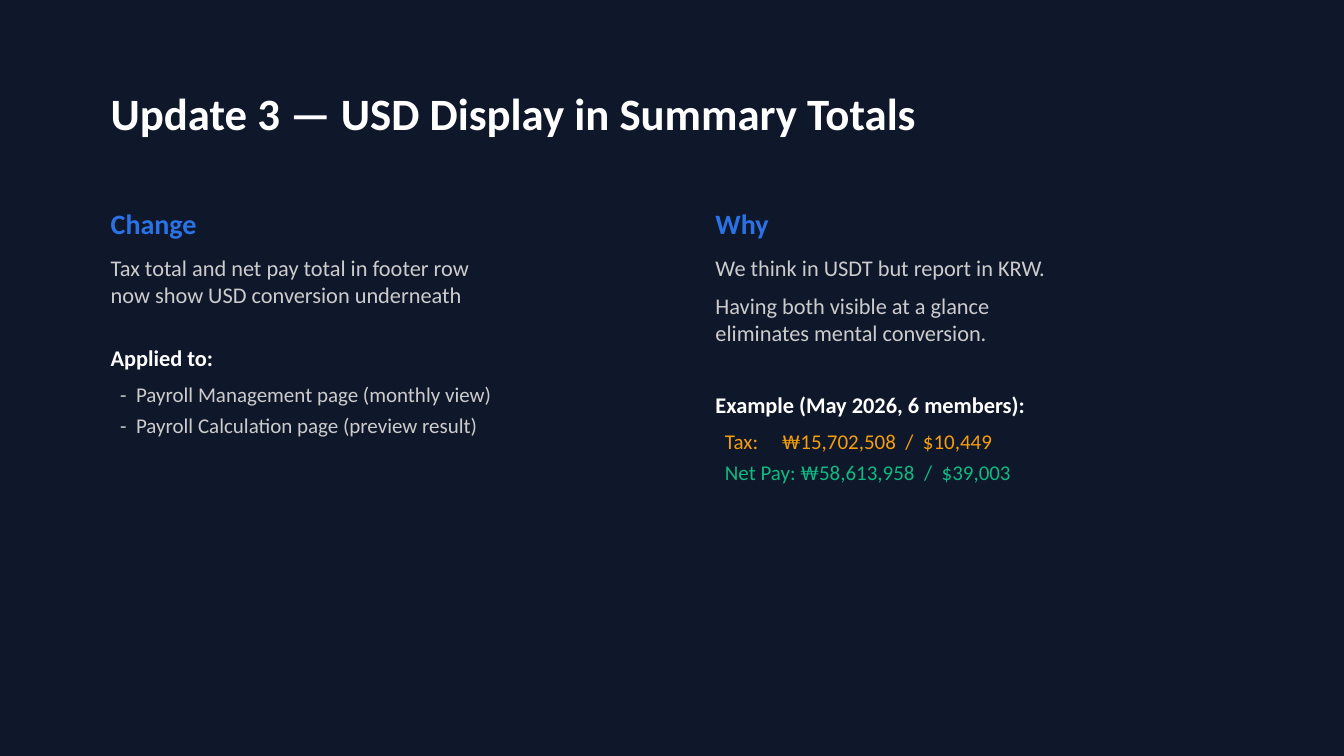
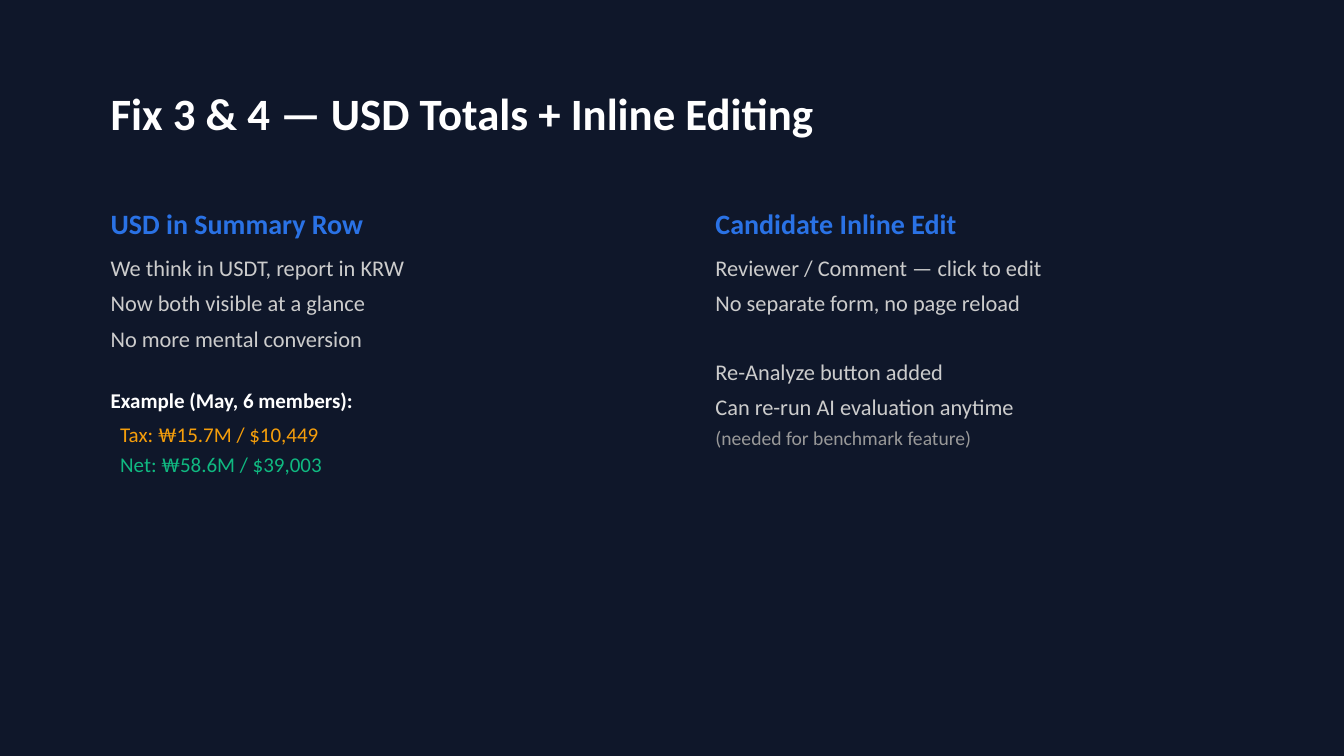
Before and after one commit to tokamak-network/hr-automation-process, a slide deck: slide 5 of docs/10. update-2026-05-28.pptx. Drawn at 1344x756 pixels with LibreOffice and Linux fonts; fonts in the diff are those of the drawing. Boxes give left, top, right and bottom in pixels: in the first picture for what was removed or moved away, otherwise in the second. Text is boxed around its words. In the diff, an @@ line names an element or a change of style, - is before the commit and + after.

```diff
--- a/docs/10. update-2026-05-28.pptx
+++ b/docs/10. update-2026-05-28.pptx
@@ text at bbox=[111, 98, 813, 138]: text changed @@
-Update 3 — USD Display in Summary Totals
+Fix 3 & 4 — USD Totals + Inline Editing
@@ text at bbox=[111, 214, 404, 475]: text changed @@
-Change
-Tax total and net pay total in footer row
-now show USD conversion underneath
-Applied to:
-- Payroll Management page (monthly view)
-- Payroll Calculation page (preview result)
+USD in Summary Row
+We think in USDT, report in KRW
+Now both visible at a glance
+No more mental conversion
+Example (May, 6 members):
+Tax: ₩15.7M / $10,449
+Net: ₩58.6M / $39,003
@@ text at bbox=[715, 214, 1041, 448]: text changed @@
-Why
-We think in USDT but report in KRW.
-Having both visible at a glance
-eliminates mental conversion.
-Example (May 2026, 6 members):
-Tax: ₩15,702,508 / $10,449
-Net Pay: ₩58,613,958 / $39,003
+Candidate Inline Edit
+Reviewer / Comment — click to edit
+No separate form, no page reload
+Re-Analyze button added
+Can re-run AI evaluation anytime
+(needed for benchmark feature)
```
Also in this commit, not shown: 5 other slides changed, 2 slides added, 2 slides removed, 1 other file.
